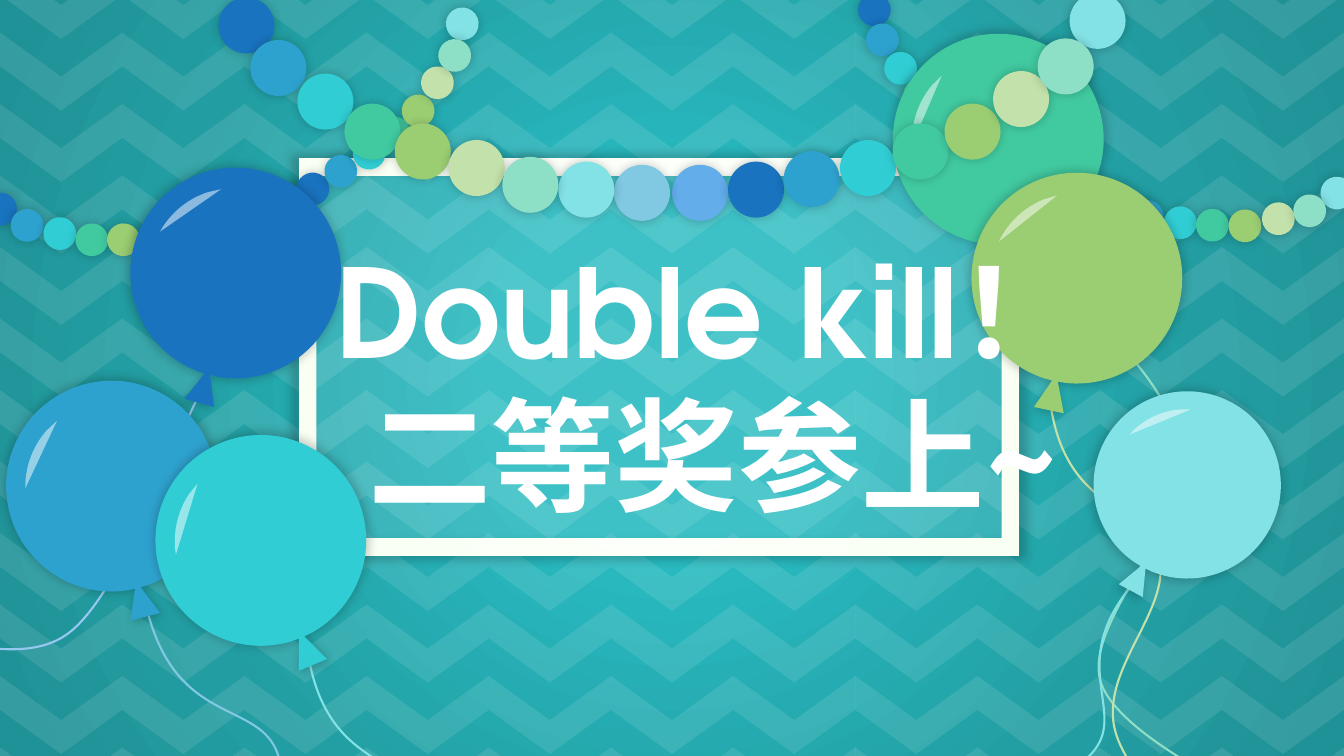
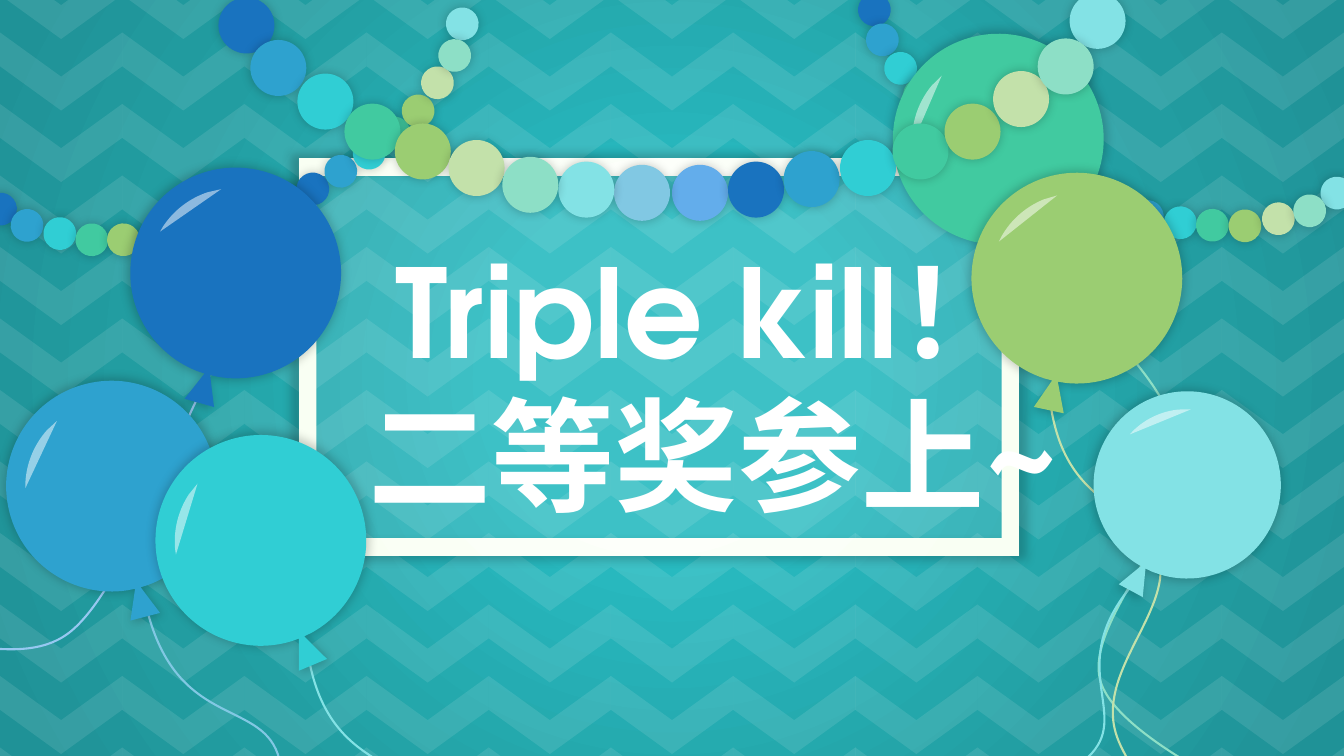
Before and after one commit to zhangzju/ExcelFixer, a slide deck: slide 9 of Main.pptx. Drawn at 1344x756 pixels with LibreOffice and Linux fonts; fonts in the diff are those of the drawing. Boxes give left, top, right and bottom in pixels: in the first picture for what was removed or moved away, otherwise in the second. Text is boxed around its words. In the diff, an @@ line names an element or a change of style, - is before the commit and + after.

```diff
--- a/Main.pptx
+++ b/Main.pptx
@@ text at (395, 224, 1021, 408): text changed @@
-Double kill！
+Triple kill！
```
Also in this commit, not shown: 3 other slides changed, 2 slides added, 1 slide removed, 7 other files.
